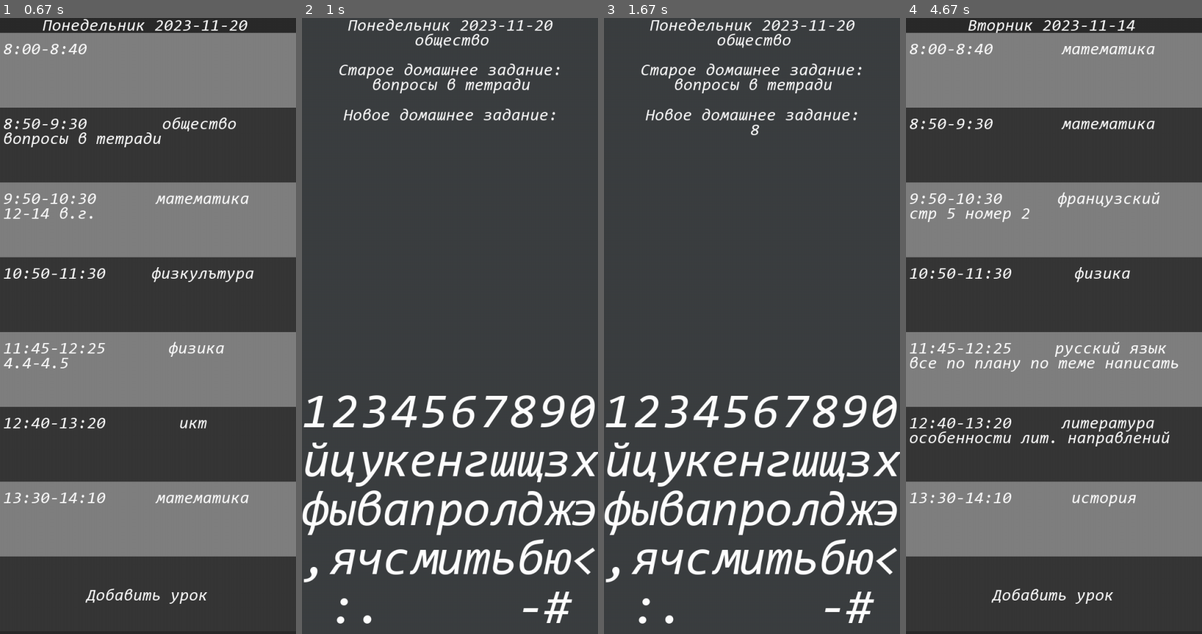
Above: before the commit, frames 1-4 (left to right).
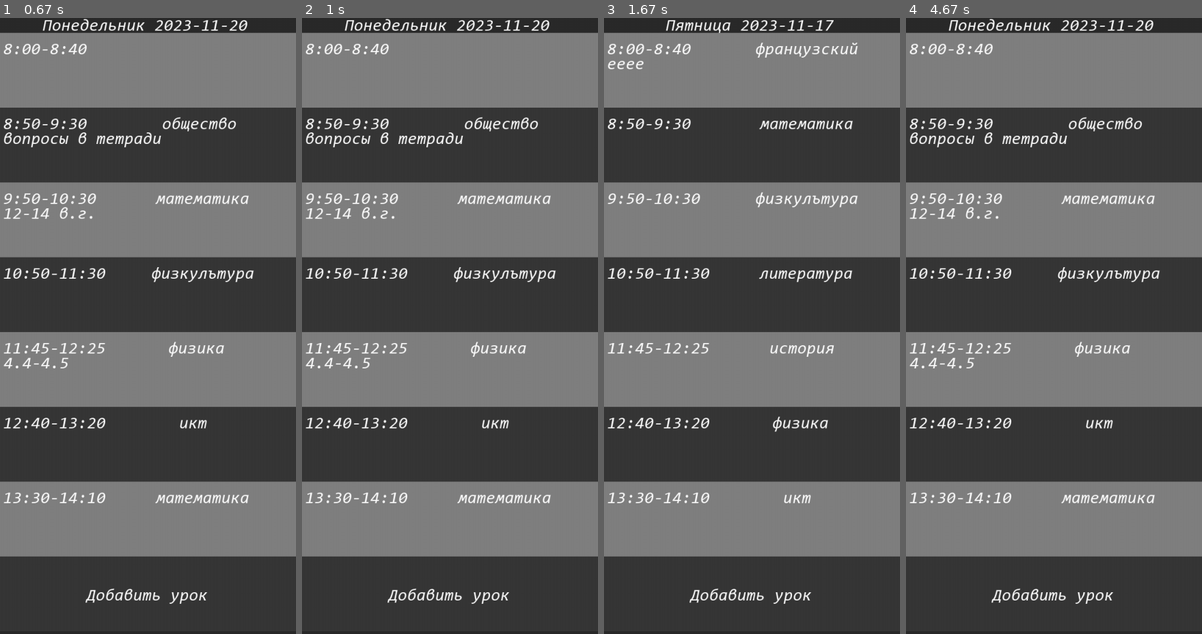
Above: after the commit, the same moments.

Repository: MR-Geri/diary
Game: pygame game, started from main.py
The game is run twice, just before and just after one commit, with the same random seed, the same clock (stepped at 60 frames per second) and the same inputs.
Inputs (mouse positions are in pixels of both pictures, inside the frame that each line leads up to):
- Up to frame 1 (0.67 s): press the mouse at (76, 332) at 0.37 s; move the mouse to (127, 393) at 0.47 s; release the mouse at (177, 461) at 0.6 s
- Up to frame 2 (1 s): press the mouse at (378, 332) at 0.7 s; move the mouse to (364, 258) at 0.8 s; release the mouse at (349, 178) at 0.93 s
- Up to frame 3 (1.67 s): press the mouse at (680, 332) at 1.2 s; move the mouse to (754, 375) at 1.3 s; release the mouse at (828, 424) at 1.43 s
- Up to frame 4 (4.67 s): move the mouse to (1130, 91) at 1.8 s; click (1130, 91) at 2.13 s; move the mouse to (1157, 443) at 2.6 s; click (1157, 443) at 3 s; press the mouse at (1157, 443) at 3.57 s; move the mouse to (1148, 319) at 3.67 s; release the mouse at (1139, 190) at 3.8 s; move the mouse to (1157, 443) at 4.3 s; press the mouse at (1157, 443) at 4.33 s; move the mouse to (1119, 295) at 4.43 s; release the mouse at (1080, 153) at 4.57 s

Frame 1 is identical in both runs. In frame 2, 56% of the frame differs, in the area x 0-100%, y 0-99%; in frame 3, 56%; in frame 4, 4.5%.

Commit message:
Редактирование дз

Diff:
--- a/main.py
+++ b/main.py
@@ -48,7 +48,6 @@
         #
         self.last_click = 0
         self.time_click = datetime.datetime.now()
-        self.time_flag = False
         self.text_keyboard = ''
         self.keys = ['1234567890', 'йцукенгшщзх', 'фывапролджэ', ',ячсмитьбю<', ' :.     -# ']
         self.cards_flag = True
@@ -163,46 +162,39 @@
     def action(self):
         pos = pygame.mouse.get_pos()
         click = pygame.mouse.get_pressed()[0]
-        if self.time_flag and (datetime.datetime.now() - self.time_click).seconds >= 0.1:
+        if not self.swype and self.last_click == 0 and click == 1:
             self.time_click = datetime.datetime.now()
+            self.swype_pos = pos
+            self.swype = True
+        elif self.swype and self.last_click == 1 and click == 0:
+            if pos[1] - self.swype_pos[1] < 0 and \
+                    abs(pos[1] - self.swype_pos[1]) >= height * (1/6) and (self.add_task_flag or self.add_lesson_flag):
+                self.cards_flag = True
+                self.add_task_flag = False
+                self.add_lesson_flag = False
+                self.keyboard_flag = False
+                self.name_lesson_flag = False
+                self.less_start_flag = False
+                self.less_finish_flag = False
+                self.dz_flag = False
+            elif pos[0] - self.swype_pos[0] < 0 and\
+                    abs(pos[0] - self.swype_pos[0]) >= width * (1/4) and self.cards_flag:
+                self.day += 1
+                self.day = 0 if self.day == 5 else self.day
+                main.draw_all()
+            elif pos[0] - self.swype_pos[0] > 0 and\
+                    abs(pos[0] - self.swype_pos[0]) >= width * (1/4) and self.cards_flag:
+                self.day -= 1
+                self.day = 4 if self.day == -1 else self.day
+            elif (datetime.datetime.now() - self.time_click).microseconds >= 300000:
+                if self.add_task_flag or self.add_lesson_flag:
+                    main.keyboard_action(pos, click)
+                if self.cards_flag:
+                    main.card_action(pos, click)
             self.swype = False
             main.draw_all()
-        else:
-            if not self.swype and self.last_click == 0 and click == 1:
-                self.time_click = datetime.datetime.now()
-                self.time_flag = True
-                self.swype_pos = pos
-                self.swype = True
-            elif self.swype and self.last_click == 1 and click == 0:
-                self.time_flag = False
-                if pos[1] - self.swype_pos[1] < 0 and \
-                        abs(pos[1] - self.swype_pos[1]) >= height * (1/6) and (self.add_task_flag or self.add_lesson_flag):
-                    self.cards_flag = True
-                    self.add_task_flag = False
-                    self.add_lesson_flag = False
-                    self.keyboard_flag = False
-                    self.name_lesson_flag = False
-                    self.less_start_flag = False
-                    self.less_finish_flag = False
-                    self.dz_flag = False
-                elif pos[0] - self.swype_pos[0] < 0 and\
-                        abs(pos[0] - self.swype_pos[0]) >= width * (1/4) and self.cards_flag:
-                    self.day += 1
-                    self.day = 0 if self.day == 5 else self.day
-                    main.draw_all()
-                elif pos[0] - self.swype_pos[0] > 0 and\
-                        abs(pos[0] - self.swype_pos[0]) >= width * (1/4) and self.cards_flag:
-                    self.day -= 1
-                    self.day = 4 if self.day == -1 else self.day
-                else:
-                    if self.add_task_flag or self.add_lesson_flag:
-                        main.keyboard_action(pos, click)
-                    if self.cards_flag:
-                        main.card_action(pos, click)
-                self.swype = False
-                main.draw_all()
-
-            self.last_click = 0 if click == 0 else 1
+
+        self.last_click = 0 if click == 0 else 1
 
     def add_task_draw(self):
         pygame.draw.rect(display, (60, 63, 65), (0, 0, width, height))
